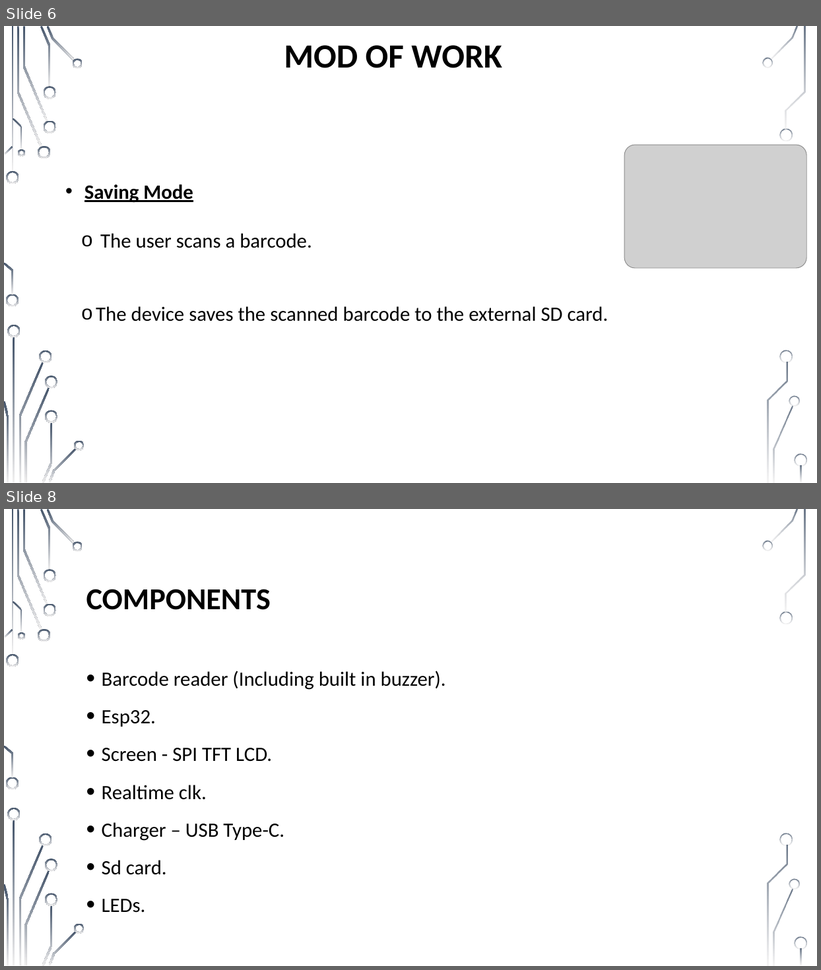
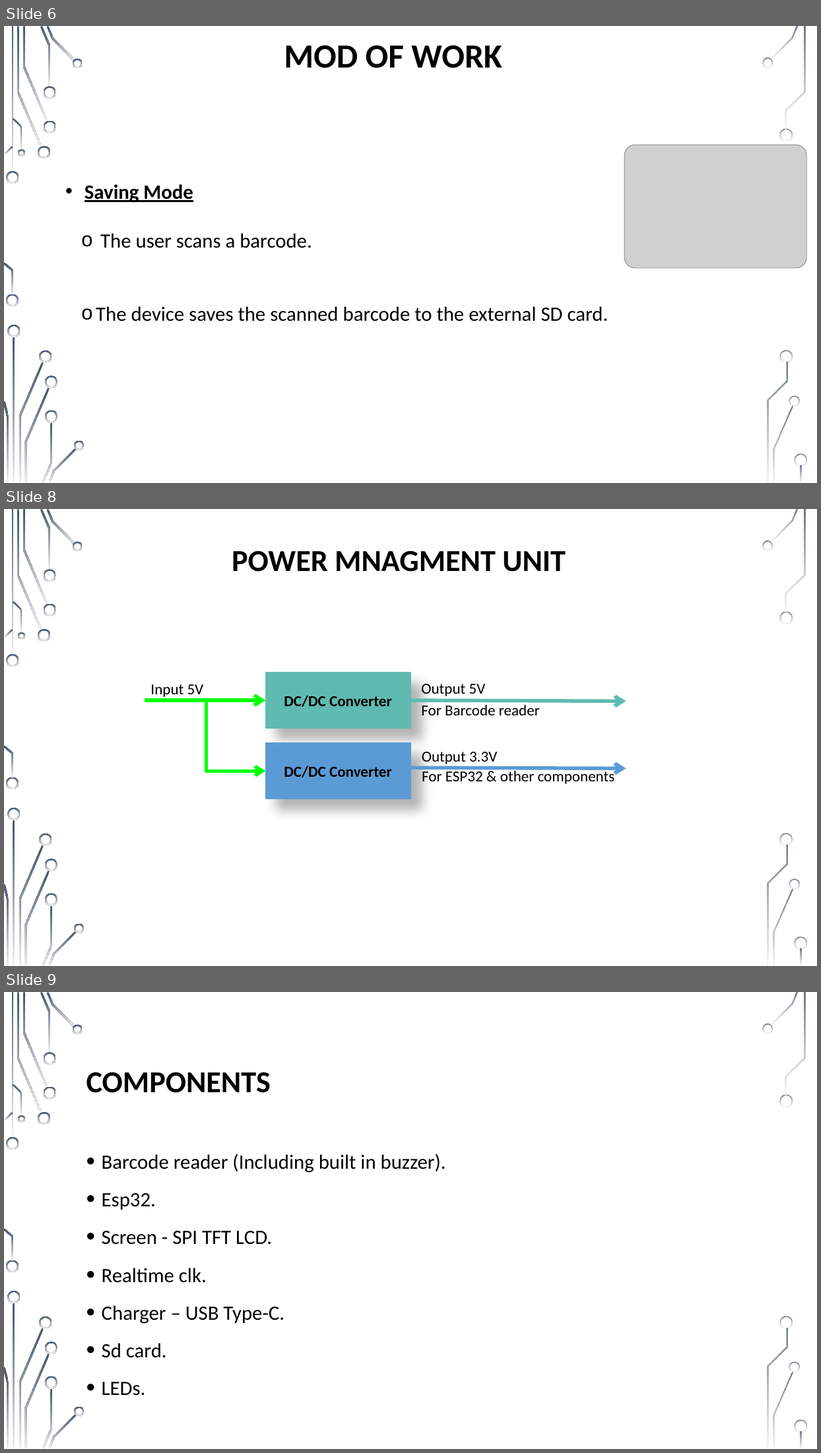
Before and after one commit to muhammad0bi/Technion_044167_E.E._project_A_IOT-Barcode_cheker, a slide deck: Presntations/midterm presentation IOT Barcode checker 7681.pptx. Shown one above the other, each under a label of ours: slides 6 and 8 before the commit, slides 6, 8 and 9 after it; the slides between them are not shown. The pictures are 821x970 and 821x1453 pixels, drawn with LibreOffice and Linux fonts; fonts in the diff are those of the drawing; grey boxes stand for pictures; background and template pictures are left out. Boxes give left, top, right and bottom in pixels: in the first picture for what was removed or moved away, otherwise in the second. Text is boxed around its words. In the diff, an @@ line names an element or a change of style, - is before the commit and + after.

```diff
--- a/Presntations/midterm presentation IOT Barcode checker 7681.pptx
+++ b/Presntations/midterm presentation IOT Barcode checker 7681.pptx
@@ slide 8 added at (4,509,817,966), background picture (left out); not listed: 36 template elements that a slide beside it also shows @@
@@ title added at (232,551,566,572), 36 pt, text #000000, bold @@
+POWER MNAGMENT UNIT
@@ text added at (151,685,204,699), 18 pt, text #000000 @@
+Input 5V
@@ rectangle added at (265,673,411,728), fill #5FBBB0, outline #5FBBB0 1.25 pt, 18 pt, text #000000, bold @@
+DC/DC Converter
@@ text added at (421,684,486,698), 18 pt, text #000000 @@
+Output 5V
@@ arrow added from (145, 700) to (265, 700), #01FF00 4.25 pt @@
@@ elbow arrow added from (207, 700) to (265, 771), #01FF00 4 pt @@
@@ arrow added from (411, 700) to (626, 701), #5FBBB0 4.25 pt @@
@@ text added at (421,702,540,716), 18 pt, text #000000 @@
+For Barcode reader
@@ rectangle added at (265,743,411,799), fill #5B9BD5, outline #5B9BD5 1.25 pt, 18 pt, text #000000, bold @@
+DC/DC Converter
@@ text added at (422,752,497,766), 18 pt, text #000000 @@
+Output 3.3V
@@ arrow added from (411, 768) to (626, 769), #5B9BD5 4.25 pt @@
@@ text added at (422,768,615,784), 18 pt, text #000000 @@
+For ESP32 & other components
@@ what was slide 8 is now slide 9 @@
```
Also in this commit, not shown: 2 slides changed, 1 other file.
